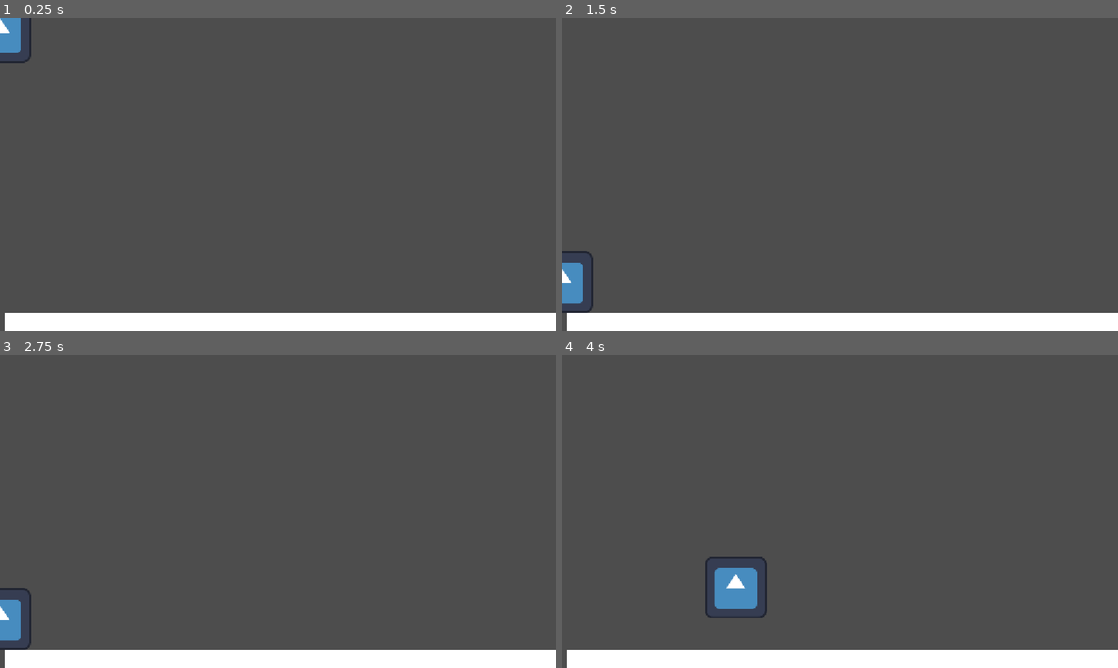
Above: before the commit, frames 1-4 (two rows, left to right).
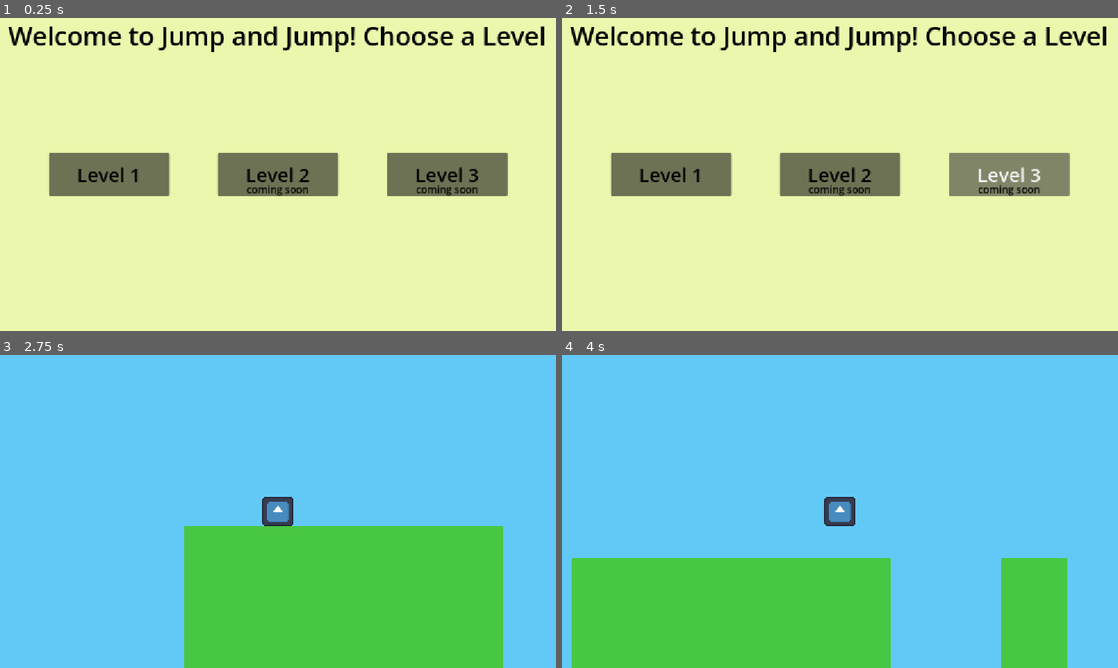
Above: after the commit, the same moments.

Repository: ez-cyver/Jump-an-run
Game: Godot game, scene res://menu.tscn
Two runs of this game, one before a commit and one after it. Both use one fixed random seed, a clock stepped at 60 frames per second and the inputs below. Before the commit the project starts from res://level_1.tscn. The engine's default icon, where the game draws it, is replaced by a stand-in: a white triangle on a blue panel in a dark square.
Inputs (mouse positions are in pixels of both pictures, inside the frame that each line leads up to):
- Up to frame 1 (0.25 s): no input
- Up to frame 2 (1.5 s): click (840, 174) at 0.5 s, where only the run after the commit has a clickable "Level 2"; click (1006, 174) at 1.25 s, where only the run after the commit has a clickable "Level 3"
- Up to frame 3 (2.75 s): click (111, 511) at 2 s, where only the run after the commit has a clickable "Level 1"
- Up to frame 4 (4 s): tap Enter (ui_accept) at 2.75, 3.02, 3.77 s; hold Right (ui_right) from 2.78 s (still down)

The runs differ from the first frame. In frame 1, 100% of the frame differs, in the area x 0-100%, y 0-100%; in frame 2, 100%; in frame 3, 100%; in frame 4, 100%.

Commit message:
Add files via upload

Diff:
--- a/control.gd
+++ b/control.gd
@@ -3,8 +3,8 @@
 func _on_level_1_pressed() -> void:
 	get_tree().change_scene_to_file("res://level_1.tscn")
 
-func _on_level_2_pressed() -> void:
-	get_tree().change_scene_to_file("res://level_2.tscn")
+#func _on_level_2_pressed() -> void:
+#	get_tree().change_scene_to_file("res://level_2.tscn")
 
-func _on_level_3_pressed() -> void:
-	get_tree().change_scene_to_file("res://level_3.tscn")
+#func _on_button_3_pressed() -> void:
+#	get_tree().change_scene_to_file("res://level_3.tscn")
--- a/level_1.tscn
+++ b/level_1.tscn
@@ -1,36 +1,161 @@
 [gd_scene format=3 uid="uid://b1bdfdmd1b78u"]
 
 [ext_resource type="Script" uid="uid://mju1wiag47ol" path="res://player.gd" id="1_hbghi"]
+[ext_resource type="Texture2D" path="res://Gemini_Generated_Image_iqejkhiqejkhiqej.jpeg" id="1_hn12h"]
 [ext_resource type="Texture2D" uid="uid://6i42nhfbh0ey" path="res://icon.svg" id="2_hn12h"]
+[ext_resource type="Texture2D" path="res://Gemini_Generated_Image_x876n3x876n3x876.jpeg" id="2_ihfcg"]
 
-[sub_resource type="RectangleShape2D" id="RectangleShape2D_cujr7"]
-size = Vector2(126, 128)
+[sub_resource type="RectangleShape2D" id="RectangleShape2D_585xr"]
+size = Vector2(117.5, 114)
 
 [sub_resource type="RectangleShape2D" id="RectangleShape2D_hn12h"]
-size = Vector2(1144, 39)
+size = Vector2(661, 544)
+
+[sub_resource type="RectangleShape2D" id="RectangleShape2D_rww2e"]
+size = Vector2(137, 541)
+
+[sub_resource type="RectangleShape2D" id="RectangleShape2D_2d5ya"]
+size = Vector2(1081, 763)
+
+[sub_resource type="RectangleShape2D" id="RectangleShape2D_u2dad"]
+size = Vector2(21, 13)
+
+[sub_resource type="RectangleShape2D" id="RectangleShape2D_hbghi"]
+size = Vector2(128, 122.25)
 
 [node name="Level 1" type="Node2D" unique_id=1119906859]
+
+[node name="Background" type="StaticBody2D" parent="." unique_id=1393563365]
+
+[node name="ColorRect" type="ColorRect" parent="Background" unique_id=1571989023]
+offset_left = -769.0
+offset_top = -698.0
+offset_right = 4849.0
+offset_bottom = 1192.0
+color = Color(0.38431373, 0.7882353, 0.9647059, 1)
+
+[node name="Cave" type="TileMap" parent="." unique_id=463099614]
+position = Vector2(-859, -630)
+format = 2
+
+[node name="cave" type="Sprite2D" parent="Cave" unique_id=1748594857]
+position = Vector2(3155, 883.75)
+scale = Vector2(0.64203227, 0.63909304)
+texture = ExtResource("1_hn12h")
+
+[node name="Area2D" type="Area2D" parent="Cave" unique_id=1395256987]
+
+[node name="CollisionShape2D" type="CollisionShape2D" parent="Cave/Area2D" unique_id=1930587443]
+position = Vector2(3236.25, 951)
+shape = SubResource("RectangleShape2D_585xr")
+
+[node name="Schield" type="TileMap" parent="." unique_id=1637860733]
+format = 2
+
+[node name="schield" type="Sprite2D" parent="Schield" unique_id=642521299]
+position = Vector2(103.99999, 550)
+scale = Vector2(0.16830257, 0.20618875)
+texture = ExtResource("2_ihfcg")
+
+[node name="Schield2" type="TileMap" parent="." unique_id=728912479]
+format = 2
+
+[node name="schield" type="Sprite2D" parent="Schield2" unique_id=482980468]
+position = Vector2(1854.9999, 340)
+scale = Vector2(0.16830257, 0.20618875)
+texture = ExtResource("2_ihfcg")
+
+[node name="Floor 1" type="StaticBody2D" parent="." unique_id=1789530645]
+
+[node name="ColorRect" type="ColorRect" parent="Floor 1" unique_id=1572141273]
+offset_left = -1.0
+offset_top = 611.0
+offset_right = 660.0
+offset_bottom = 1155.0
+color = Color(0.28235295, 0.78039217, 0.25882354, 1)
+
+[node name="CollisionShape2D" type="CollisionShape2D" parent="Floor 1" unique_id=804477426]
+position = Vector2(329.5, 883)
+shape = SubResource("RectangleShape2D_hn12h")
+
+[node name="Floor 2" type="StaticBody2D" parent="." unique_id=1660536059]
+
+[node name="ColorRect" type="ColorRect" parent="Floor 2" unique_id=1685418857]
+offset_left = 887.0
+offset_top = 611.0
+offset_right = 1025.0
+offset_bottom = 1152.0
+color = Color(0.28235295, 0.78039217, 0.25882354, 1)
+
+[node name="CollisionShape2D" type="CollisionShape2D" parent="Floor 2" unique_id=763461147]
+position = Vector2(956.5, 881.5)
+shape = SubResource("RectangleShape2D_rww2e")
+
+[node name="Floor 3" type="StaticBody2D" parent="." unique_id=608520832]
+
+[node name="ColorRect" type="ColorRect" parent="Floor 3" unique_id=569321721]
+offset_left = 1707.0
+offset_top = 398.0
+offset_right = 2788.0
+offset_bottom = 1161.0
+color = Color(0.28235295, 0.78039217, 0.25882354, 1)
+
+[node name="CollisionShape2D" type="CollisionShape2D" parent="Floor 3" unique_id=1822951683]
+position = Vector2(2247.5, 779.5)
+shape = SubResource("RectangleShape2D_2d5ya")
+
+[node name="wood 1" type="StaticBody2D" parent="." unique_id=480165538]
+
+[node name="ColorRect" type="ColorRect" parent="wood 1" unique_id=1323825354]
+offset_left = 1143.0
+offset_top = 529.0
+offset_right = 1164.0
+offset_bottom = 542.0
+color = Color(0.45882353, 0.29803923, 0, 1)
+
+[node name="CollisionShape2D" type="CollisionShape2D" parent="wood 1" unique_id=67963919]
+position = Vector2(1153.5, 535.5)
+shape = SubResource("RectangleShape2D_u2dad")
+
+[node name="wood 2" type="StaticBody2D" parent="." unique_id=1970080852]
+
+[node name="ColorRect" type="ColorRect" parent="wood 2" unique_id=1658049000]
+offset_left = 1303.25
+offset_top = 529.0
+offset_right = 1324.25
+offset_bottom = 542.0
+color = Color(0.45882353, 0.29803923, 0, 1)
+
+[node name="CollisionShape2D" type="CollisionShape2D" parent="wood 2" unique_id=1571961822]
+position = Vector2(1313.5, 535.5)
+shape = SubResource("RectangleShape2D_u2dad")
+
+[node name="wood 3" type="StaticBody2D" parent="." unique_id=67696726]
+
+[node name="ColorRect" type="ColorRect" parent="wood 3" unique_id=779635849]
+offset_left = 1558.0
+offset_top = 479.0
+offset_right = 1579.0
+offset_bottom = 492.0
+color = Color(0.45882353, 0.29803923, 0, 1)
+
+[node name="CollisionShape2D" type="CollisionShape2D" parent="wood 3" unique_id=1984821679]
+position = Vector2(1568.5, 485.5)
+shape = SubResource("RectangleShape2D_u2dad")
 
 [node name="Player" type="CharacterBody2D" parent="." unique_id=1048815718]
 script = ExtResource("1_hbghi")
 
-[node name="Sprite2D" type="Sprite2D" parent="Player" unique_id=814591699]
-
 [node name="Icon" type="Sprite2D" parent="Player" unique_id=1762450717]
+position = Vector2(193.868, 548.38)
+scale = Vector2(0.5, 0.48)
 texture = ExtResource("2_hn12h")
 
 [node name="CollisionShape2D" type="CollisionShape2D" parent="Player" unique_id=1464723347]
-position = Vector2(1, 0)
-shape = SubResource("RectangleShape2D_cujr7")
+position = Vector2(194, 548.4375)
+scale = Vector2(0.5, 0.5)
+shape = SubResource("RectangleShape2D_hbghi")
 
-[node name="StaticBody2D" type="StaticBody2D" parent="." unique_id=1789530645]
+[node name="Camera2D" type="Camera2D" parent="Player/CollisionShape2D" unique_id=1842463429]
 
-[node name="ColorRect" type="ColorRect" parent="StaticBody2D" unique_id=1572141273]
-offset_left = 10.0
-offset_top = 611.0
-offset_right = 1152.0
-offset_bottom = 651.0
-
-[node name="CollisionShape2D" type="CollisionShape2D" parent="StaticBody2D" unique_id=804477426]
-position = Vector2(582, 630.5)
-shape = SubResource("RectangleShape2D_hn12h")
+[connection signal="body_entered" from="Cave/Area2D" to="Player" method="_on_area_2d_body_entered"]
--- /dev/null
+++ b/level_1_complete.gd
@@ -0,0 +1,7 @@
+extends Node2D
+
+#func _on_level_2_button_down() -> void:
+#	get_tree().change_scene_to_file("res://level_2.tscn")
+
+func _on_menu_button_down() -> void:
+	get_tree().change_scene_to_file("res://menu.tscn")
--- /dev/null
+++ b/level_1_complete.tscn
@@ -0,0 +1,51 @@
+[gd_scene format=3 uid="uid://bjihbk3ce8seo"]
+
+[ext_resource type="Script" uid="uid://c4qladlmjm3ur" path="res://level_1_complete.gd" id="1_xdjap"]
+
+[node name="level_1 complete" type="Node2D" unique_id=1612676350]
+script = ExtResource("1_xdjap")
+
+[node name="ColorRect" type="ColorRect" parent="." unique_id=967143014]
+offset_right = 1154.0
+offset_bottom = 647.0
+color = Color(0.91764706, 0.96862745, 0.6784314, 1)
+
+[node name="Label" type="Label" parent="." unique_id=73997645]
+offset_right = 1151.0
+offset_bottom = 97.5
+theme_override_colors/font_color = Color(0.011764706, 0.011764706, 0.011764706, 1)
+theme_override_font_sizes/font_size = 70
+text = "Level 1 complete"
+horizontal_alignment = 1
+
+[node name="level_2" type="Button" parent="." unique_id=1492950646]
+custom_minimum_size = Vector2(0.085, 0)
+offset_left = 276.0
+offset_top = 209.0
+offset_right = 876.0
+offset_bottom = 309.0
+theme_override_colors/font_color = Color(0.007843138, 0.007843138, 0.007843138, 1)
+theme_override_font_sizes/font_size = 50
+text = "continue (Level 2)"
+
+[node name="menu" type="Button" parent="." unique_id=530997148]
+offset_left = 276.0
+offset_top = 442.5
+offset_right = 876.0
+offset_bottom = 542.5
+theme_override_colors/font_color = Color(0.007843138, 0.007843138, 0.007843138, 1)
+theme_override_font_sizes/font_size = 50
+text = "return to menu"
+
+[node name="Label2" type="Label" parent="." unique_id=683135469]
+offset_left = 426.0
+offset_top = 279.0
+offset_right = 705.0
+offset_bottom = 314.0
+theme_override_colors/font_color = Color(0.011764706, 0.011764706, 0.011764706, 1)
+theme_override_font_sizes/font_size = 23
+text = "comming soon"
+horizontal_alignment = 1
+
+[connection signal="button_down" from="level_2" to="." method="_on_level_2_button_down"]
+[connection signal="button_down" from="menu" to="." method="_on_menu_button_down"]
--- a/menu.tscn
+++ b/menu.tscn
@@ -9,29 +9,86 @@
 offset_bottom = 40.0
 script = ExtResource("1_lti8b")
 
+[node name="ColorRect" type="ColorRect" parent="." unique_id=137617182]
+layout_mode = 0
+offset_top = -2.0
+offset_right = 1153.0
+offset_bottom = 671.0
+color = Color(0.91798484, 0.9690184, 0.6767413, 1)
+
 [node name="level_1" type="Button" parent="." unique_id=2112049688]
-layout_mode = 0
-offset_left = 1.0
-offset_top = -14.0
-offset_right = 9.0
-offset_bottom = 0.08602142
-scale = Vector2(2.2166865, 0.70992374)
+layout_mode = 1
+anchors_preset = -1
+anchor_left = 2.512
+anchor_top = 6.9750004
+anchor_right = 8.762
+anchor_bottom = 9.225
+offset_left = 0.019996643
+offset_right = 0.019989014
+theme_override_colors/font_color = Color(0.007843138, 0.007843138, 0.007843138, 1)
+theme_override_font_sizes/font_size = 40
+text = "Level 1"
 
 [node name="level_2" type="Button" parent="." unique_id=1109008137]
+custom_minimum_size = Vector2(9, 0)
+layout_mode = 1
+anchors_preset = -1
+anchor_left = 11.275001
+anchor_top = 6.9750004
+anchor_right = 17.525002
+anchor_bottom = 9.225
+offset_left = -3.0517578e-05
+offset_right = -6.1035156e-05
+theme_override_colors/font_color = Color(0.007843138, 0.007843138, 0.007843138, 1)
+theme_override_font_sizes/font_size = 40
+text = "Level 2"
+
+[node name="level_3" type="Button" parent="." unique_id=333692006]
+layout_mode = 1
+anchors_preset = -1
+anchor_left = 20.037
+anchor_top = 6.9750004
+anchor_right = 26.287
+anchor_bottom = 9.225
+offset_left = 0.019958496
+offset_right = 0.020019531
+theme_override_colors/font_color = Color(0.007843138, 0.007843138, 0.007843138, 1)
+theme_override_font_sizes/font_size = 40
+text = "Level 3"
+
+[node name="Label" type="Label" parent="." unique_id=1341446299]
+layout_mode = 1
+anchors_preset = -1
+anchor_right = 28.750002
+anchor_bottom = 1.825
+offset_right = -0.00012207031
+theme_override_colors/font_color = Color(0.011764706, 0.011764706, 0.011764706, 1)
+theme_override_font_sizes/font_size = 53
+text = "Welcome to Jump and Jump! Choose a Level"
+horizontal_alignment = 1
+
+[node name="coming soon 2" type="Label" parent="." unique_id=472403075]
 layout_mode = 0
-offset_left = 30.0
-offset_top = -15.0
-offset_right = 38.0
-offset_bottom = -7.0
+offset_left = 451.0
+offset_top = 340.0
+offset_right = 701.0
+offset_bottom = 369.0
+theme_override_colors/font_color = Color(0.011764706, 0.011764706, 0.011764706, 1)
+theme_override_font_sizes/font_size = 21
+text = "coming soon"
+horizontal_alignment = 1
 
-[node name="Button3" type="Button" parent="." unique_id=333692006]
+[node name="coming soon 3" type="Label" parent="." unique_id=307704739]
 layout_mode = 0
-offset_left = 47.0
-offset_top = -15.0
-offset_right = 55.0
-offset_bottom = -7.0
+offset_left = 802.0
+offset_top = 340.0
+offset_right = 1052.0
+offset_bottom = 369.0
+theme_override_colors/font_color = Color(0.011764706, 0.011764706, 0.011764706, 1)
+theme_override_font_sizes/font_size = 21
+text = "coming soon"
+horizontal_alignment = 1
 
-[node name="ColorRect" type="ColorRect" parent="." unique_id=137617182]
-layout_mode = 0
-offset_right = 1153.0
-offset_bottom = 649.0
+[connection signal="pressed" from="level_1" to="." method="_on_level_1_pressed"]
+[connection signal="pressed" from="level_2" to="." method="_on_level_2_pressed"]
+[connection signal="pressed" from="level_3" to="." method="_on_button_3_pressed"]
--- a/player.gd
+++ b/player.gd
@@ -16,3 +16,7 @@
 	if Input.is_action_just_pressed("ui_accept") and is_on_floor():
 		velocity.y = JUMP_VELOCITY
 	move_and_slide()
+
+
+func _on_area_2d_body_entered(body: Node2D) -> void:
+	get_tree().change_scene_to_file("res://level_1_complete.tscn")
--- a/project.godot
+++ b/project.godot
@@ -11,7 +11,7 @@
 [application]
 
 config/name="jumpandrun"
-run/main_scene="uid://b1bdfdmd1b78u"
+run/main_scene="uid://bo03pmeo4kdvq"
 config/features=PackedStringArray("4.7", "GL Compatibility")
 config/icon="res://icon.svg"
 
Binary file added: Cave.jpeg
Not shown, added: Cave.jpeg.import
Not shown, added: control.gd.uid
Not shown, added: icon.svg.import
Not shown, added: level_1_complete.gd.uid
Not shown, added: player.gd.uid
Binary file added: schield.jpeg
Not shown, added: schield.jpeg.import
